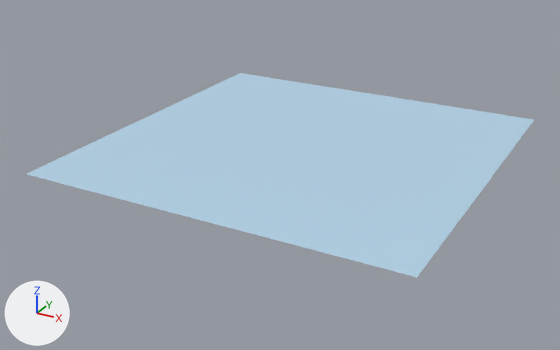
A saved change to the glTF model assets/models/water-swell-near.glb.
Before and after are seen from a camera (50 mm lens) standing at (1126.0, -2204.0, 970.0) and looking at (-46.0, -73.0, -95.0). Lighting does not change. The marker at lower left points along +X, +Y and +Z. The first picture is the older version.

In view in the first picture: 'SwellNear'.
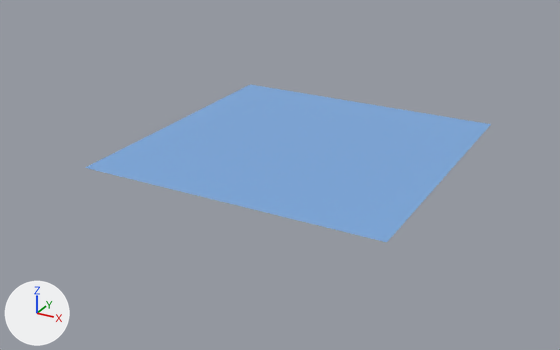
Boxes (x1, y1, x2, y2) around the edits, measured in the pictures (560 x 350 px):
'SwellNear', recoloured, reshaped (20% narrower, 23% shorter): before (27, 73, 534, 277); after (85, 85, 491, 242)
part 1 of me_swellnear, deleted (blue): before (27, 73, 534, 277)

What the commit changed:
Material 'Sea' (mat_sea) changes colour from blue #b5d4ea to blue #7caadf; in linear values from (0.46, 0.66, 0.82) to (0.2, 0.4, 0.74).
me_swellnear is used by ob_swellnear; location (0.0, 0.0, 0.0).
me_swellnear had 1681 vertices, 3200 faces and spanned x -640.0..640.0, y -640.0..640.0, z 0.0.
me_swellnear now has 1089 vertices, 2048 faces and spans x -512.0..512.0, y -512.0..512.0, z 0.0.
me_swellnear part 1: 592 vertices removed from x -640.0..640.0, y -640.0..640.0, z 0.0.
